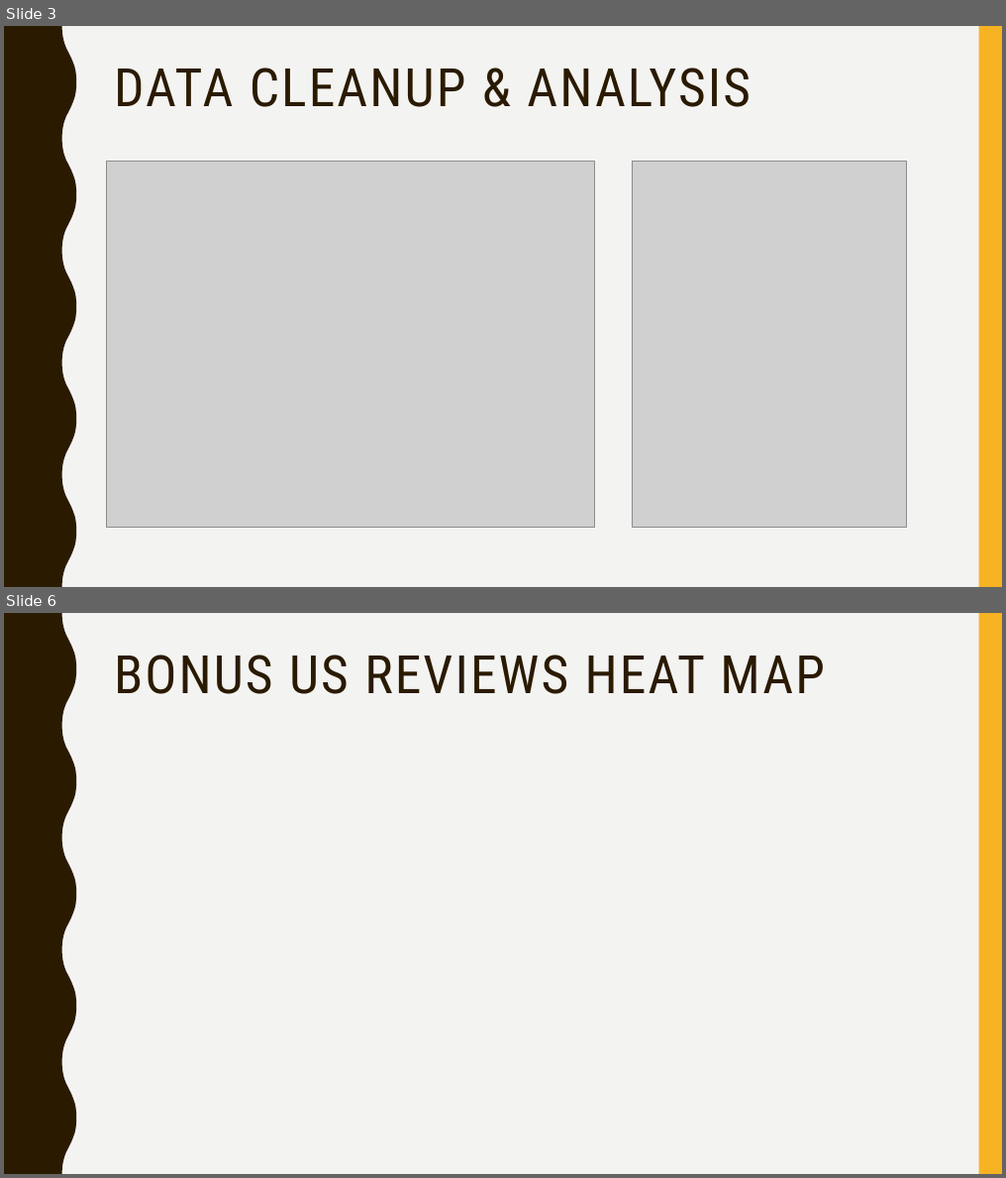
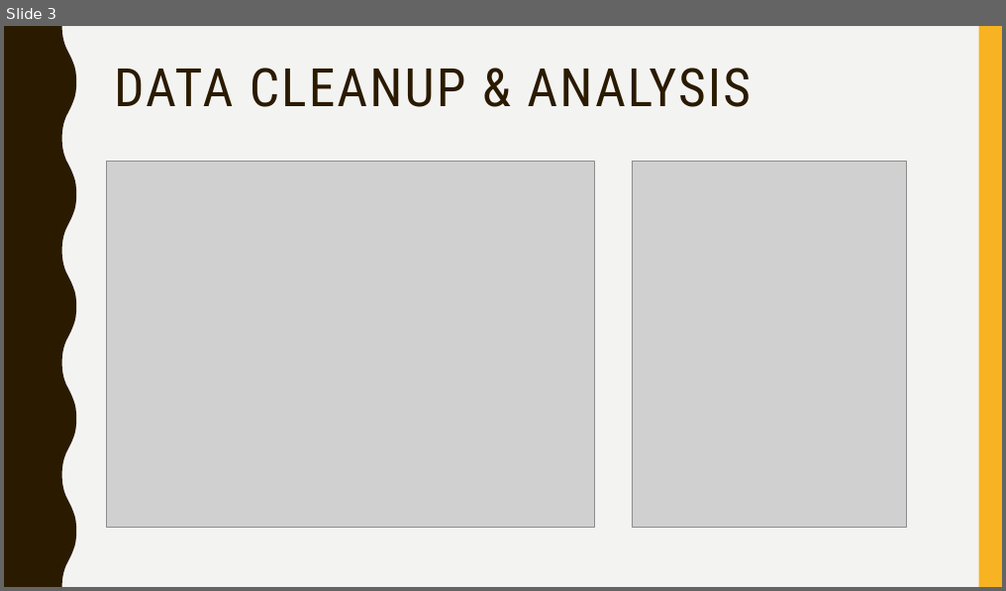
Before and after one commit to Pinkjewels7/ETL-Project, a slide deck: ETL Group Project Presentation.pptx. Shown one above the other, each under a label of ours: slides 3 and 6 before the commit, slide 3 after it; the slides between them are not shown. The pictures are 1006x1178 and 1006x591 pixels, drawn with LibreOffice and Linux fonts; fonts in the diff are those of the drawing; grey boxes stand for pictures. Boxes give left, top, right and bottom in pixels: in the first picture for what was removed or moved away, otherwise in the second. Text is boxed around its words. In the diff, an @@ line names an element or a change of style, - is before the commit and + after.

```diff
--- a/ETL Group Project Presentation.pptx
+++ b/ETL Group Project Presentation.pptx
@@ slide 6 removed at (4, 613, 1002, 1174), background #F3F3F2; not listed: 2 template elements that a slide beside it also shows @@
@@ title removed at (114, 655, 825, 694) @@
-BONUS US REVIEWS HEAT MAP
```
Also in this commit, not shown: 1 slide added, 2 other slides removed.
